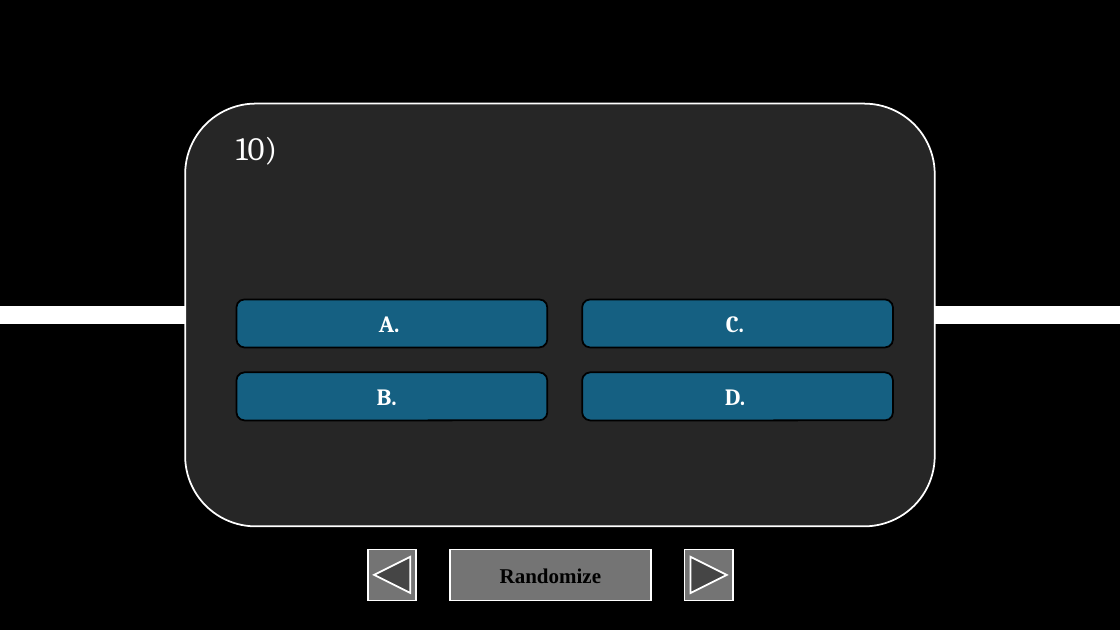
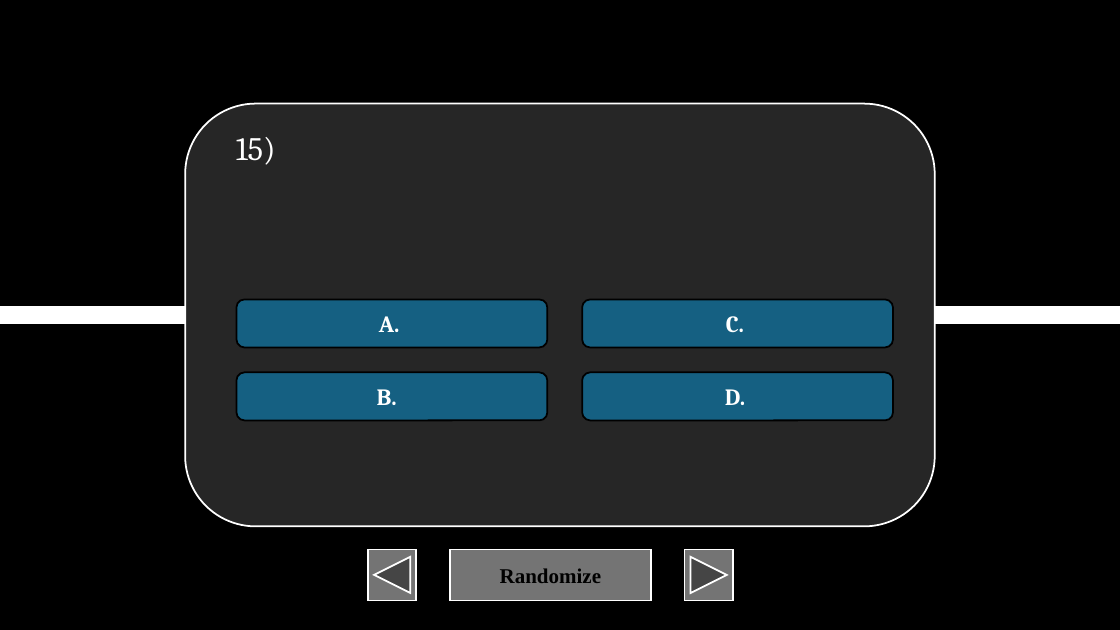
Before and after one commit to XIvanSolomonX/Archi-Reviewer, a slide deck: slide 152 of TOA.pptm (slide 102 before the commit). Drawn at 1120x630 pixels with LibreOffice and Linux fonts; fonts in the diff are those of the drawing. Boxes give left, top, right and bottom in pixels: in the first picture for what was removed or moved away, otherwise in the second. Text is boxed around its words. In the diff, an @@ line names an element or a change of style, - is before the commit and + after.

```diff
--- a/TOA.pptm
+++ b/TOA.pptm
@@ text at (236, 137, 276, 165): text changed @@
-10)
+15)
```
Also in this commit, not shown: 50 slides added, 1 other file.
